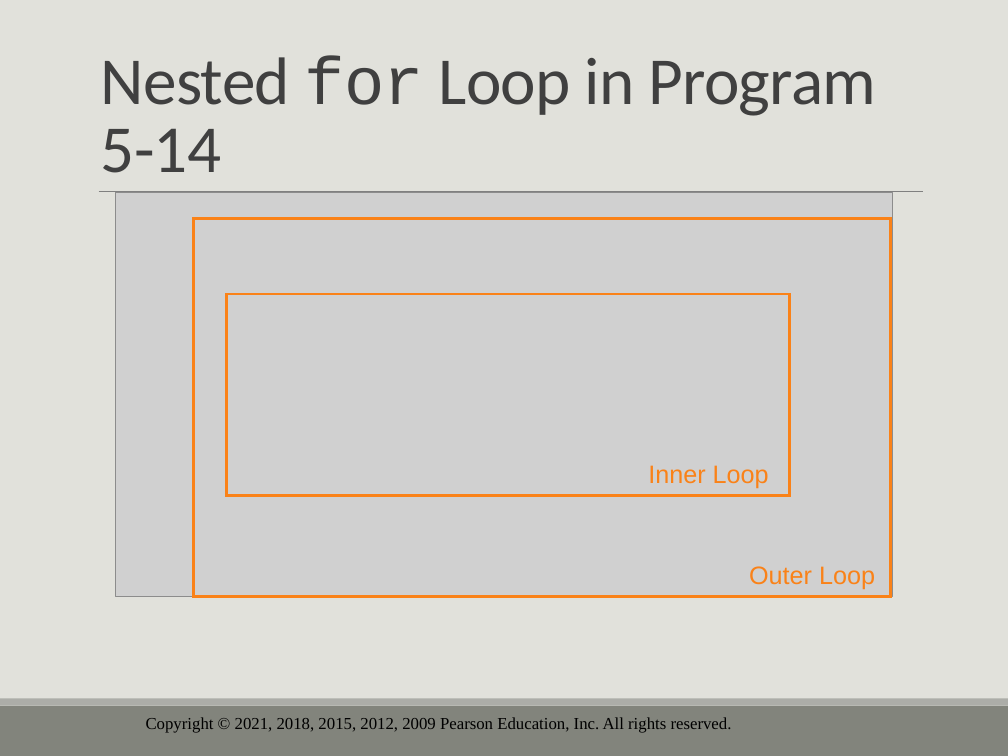
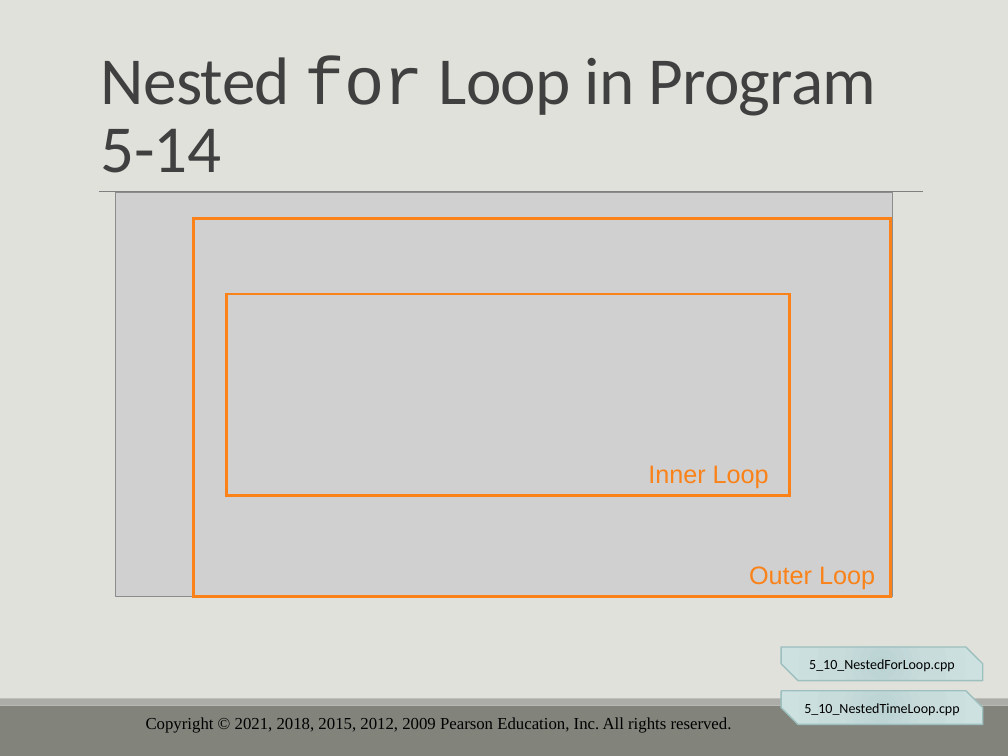
Before and after one commit to drolsonmi/eng1400, a slide deck: slide 45 of 1400_05_Loops and Files.pptx (slide 47 before the commit). Drawn at 1008x756 pixels with LibreOffice and Linux fonts; fonts in the diff are those of the drawing; grey boxes stand for pictures; background and template pictures are left out. Boxes give left, top, right and bottom in pixels: in the first picture for what was removed or moved away, otherwise in the second. Text is boxed around its words. In the diff, an @@ line names an element or a change of style, - is before the commit and + after.

```diff
--- a/1400_05_Loops and Files.pptx
+++ b/1400_05_Loops and Files.pptx
@@ snip diag rect added at bbox=[781, 647, 983, 680], fill gradient #BDD3D2 to #C9DCDC to #CEE2E1, outline #9DBFBE 1 pt, 10 pt, text #000000 @@
+5_10_NestedForLoop.cpp
@@ snip diag rect added at bbox=[781, 690, 983, 724], fill gradient #BDD3D2 to #C9DCDC to #CEE2E1, outline #9DBFBE 1 pt, 10 pt, text #000000 @@
+5_10_NestedTimeLoop.cpp
```
Also in this commit, not shown: 14 other slides changed, 1 slide added, 5 slides removed, 3 other files.
